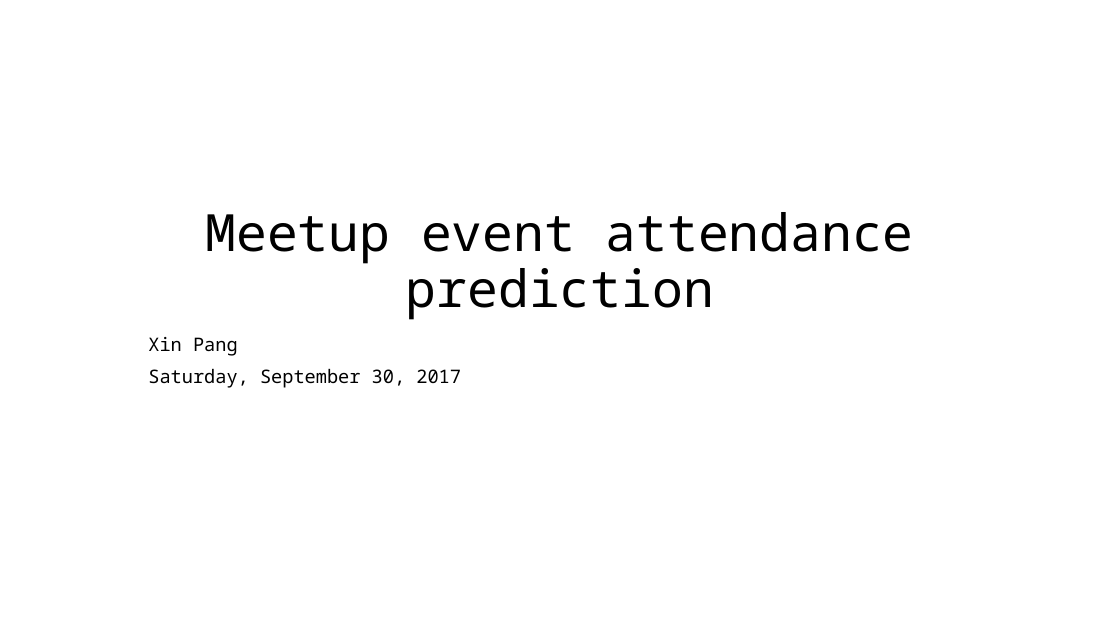
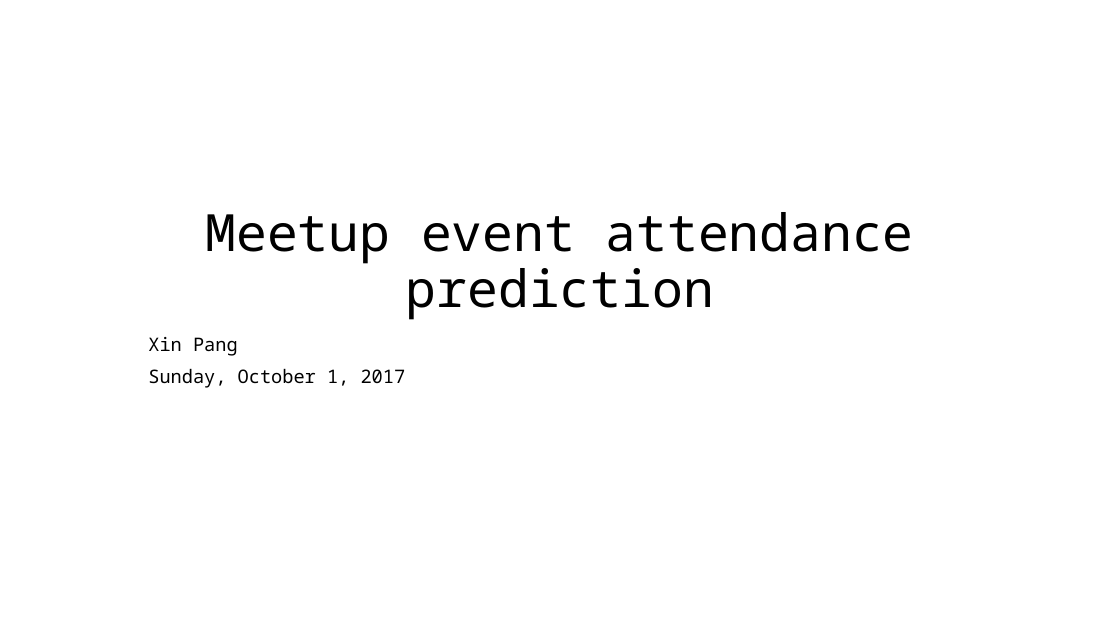
Before and after one commit to joyceXD/meetup-attendence-pred, a slide deck: slide 1 of presentation/meetup-attendance-prediction.pptx. Drawn at 1120x630 pixels with LibreOffice and Linux fonts; fonts in the diff are those of the drawing. Boxes give left, top, right and bottom in pixels: in the first picture for what was removed or moved away, otherwise in the second. Text is boxed around its words. In the diff, an @@ line names an element or a change of style, - is before the commit and + after.

```diff
--- a/presentation/meetup-attendance-prediction.pptx
+++ b/presentation/meetup-attendance-prediction.pptx
@@ subtitle at <box>148,368,406,388</box>: text changed @@
-Saturday, September 30, 2017
+Sunday, October 1, 2017
```
Also in this commit, not shown: 6 slides added, 1 slide removed, 10 other files.
